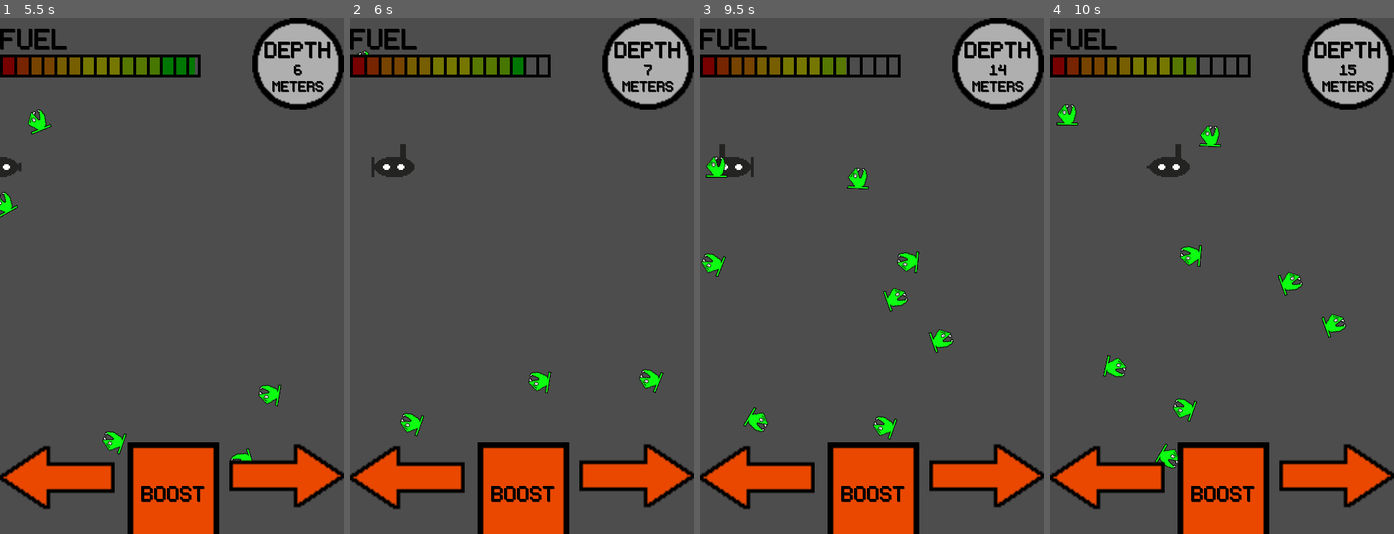
Above: before the commit, frames 1-4 (left to right).
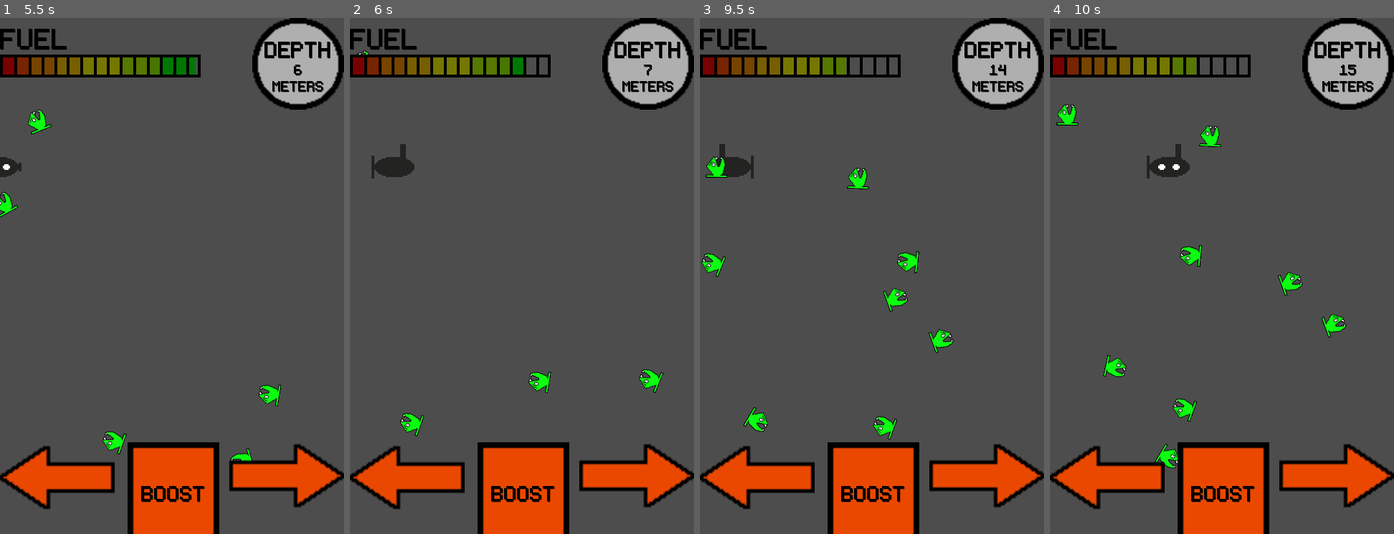
Above: after the commit, the same moments.

Repository: seb-navarro/Endless_Depth
Game: Godot game, scene res://Main/Main.tscn
Two runs of this game, one before a commit and one after it. Both use one fixed random seed, a clock stepped at 60 frames per second and the inputs below.
Inputs:
- Up to frame 1 (5.5 s): tap Enter at 0.5 s; hold D (move_right) 0.53-1.28 s; hold A (move_left) 1.28-2.03 s; hold D (move_right) 2.03-3.53 s; hold A (move_left) from 3.53 s (still down)
- Up to frame 2 (6 s): release A (move_left) at 5.78 s; hold D (move_right) from 5.78 s (still down)
- Up to frame 3 (9.5 s): release D (move_right) at 8.03 s; hold A (move_left) from 8.03 s (still down)
- Up to frame 4 (10 s): release A (move_left) at 9.53 s; hold D (move_right) from 9.53 s (still down)

Frame 1 is identical in both runs. In frame 2, less than 0.1% of the frame differs, in the area x 6-16%, y 26-32%; in frame 3, less than 0.1%; in frame 4, less than 0.1%.

Commit message:
Added hit animation to submarine

Diff:
--- a/HUD/hud.gd
+++ b/HUD/hud.gd
@@ -24,9 +24,7 @@
 
 func show_refuelling():
 	show_message("Refuelling...", 15)
-	# Wait until the MessageTimer has counted down.
-	await $MessageTimer.timeout
-	$MessageTimer.hide()
+
 
 
 func update_depth(depth):
--- a/Player/Player.gd
+++ b/Player/Player.gd
@@ -35,9 +35,15 @@
 
 func _on_body_entered(body: Node2D) -> void:
 	hit.emit()
+	$AnimatedSprite2D.animation = "submarine_hit"
+	$HitTimer.start()
 
 
 func start(pos):
 	position = pos
 	show()
 	$CollisionPolygon2D.disabled = false
+
+
+func _on_hit_timer_timeout() -> void:
+	$AnimatedSprite2D.animation = "submarine"
--- a/Player/Player.tscn
+++ b/Player/Player.tscn
@@ -29,6 +29,8 @@
 [ext_resource type="Texture2D" uid="uid://bvao72gltjpgu" path="res://assets/art/player/Submarine (down-right) - Endless Depth/submarine_down_right_11.png" id="27_7ix8s"]
 [ext_resource type="Texture2D" uid="uid://o4ypm3eedath" path="res://assets/art/player/Submarine (down-right) - Endless Depth/submarine_down_right_12.png" id="28_26oep"]
 [ext_resource type="Texture2D" uid="uid://ceo82bkoq5a73" path="res://assets/art/player/Submarine (down-right) - Endless Depth/submarine_down_right_13.png" id="29_6ytyh"]
+[ext_resource type="Texture2D" uid="uid://bj0xomaxo8mcn" path="res://assets/art/player/Submarine (hit2).png" id="30_p0kt1"]
+[ext_resource type="Texture2D" uid="uid://fsl1xjlwvcql" path="res://assets/art/player/Submarine (Hit3).png" id="31_satwg"]
 
 [sub_resource type="SpriteFrames" id="SpriteFrames_ntpu6"]
 animations = [{
@@ -125,6 +127,17 @@
 "loop": true,
 "name": &"submarine_accelerate",
 "speed": 12.0
+}, {
+"frames": [{
+"duration": 1.0,
+"texture": ExtResource("30_p0kt1")
+}, {
+"duration": 1.0,
+"texture": ExtResource("31_satwg")
+}],
+"loop": true,
+"name": &"submarine_hit",
+"speed": 12.0
 }]
 
 [node name="Player" type="Area2D"]
@@ -134,9 +147,15 @@
 
 [node name="AnimatedSprite2D" type="AnimatedSprite2D" parent="."]
 sprite_frames = SubResource("SpriteFrames_ntpu6")
-animation = &"submarine"
+animation = &"submarine_hit"
+frame_progress = 0.560193
 
 [node name="CollisionPolygon2D" type="CollisionPolygon2D" parent="."]
 polygon = PackedVector2Array(-30, 12, -26, 12, -24, 12, -9, 22, 14, 22, 30, 11, 30, 4, 18, -4, 18, -24, 10, -24, 10, -6, -10, -6, -24, 4, -26, 4, -30, 4)
 
+[node name="HitTimer" type="Timer" parent="."]
+wait_time = 0.5
+one_shot = true
+
 [connection signal="body_entered" from="." to="." method="_on_body_entered"]
+[connection signal="timeout" from="HitTimer" to="." method="_on_hit_timer_timeout"]
Not shown: 1 places in Player/Player.tscn that only renumber resources
Binary file added: assets/art/player/Submarine (Hit).png
Not shown, added: assets/art/player/Submarine (Hit).png.import
Binary file added: assets/art/player/Submarine (Hit3).png
Not shown, added: assets/art/player/Submarine (Hit3).png.import
Binary file added: assets/art/player/Submarine (hit2).png
Not shown, added: assets/art/player/Submarine (hit2).png.import
